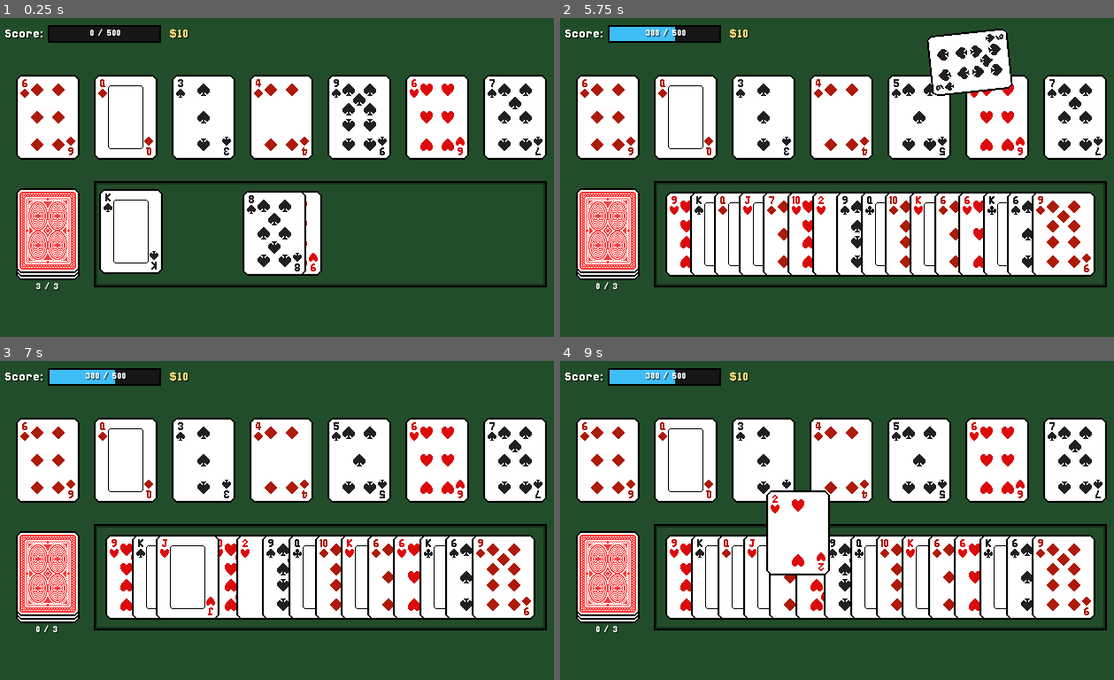
Above: before the commit, frames 1-4 (two rows, left to right).
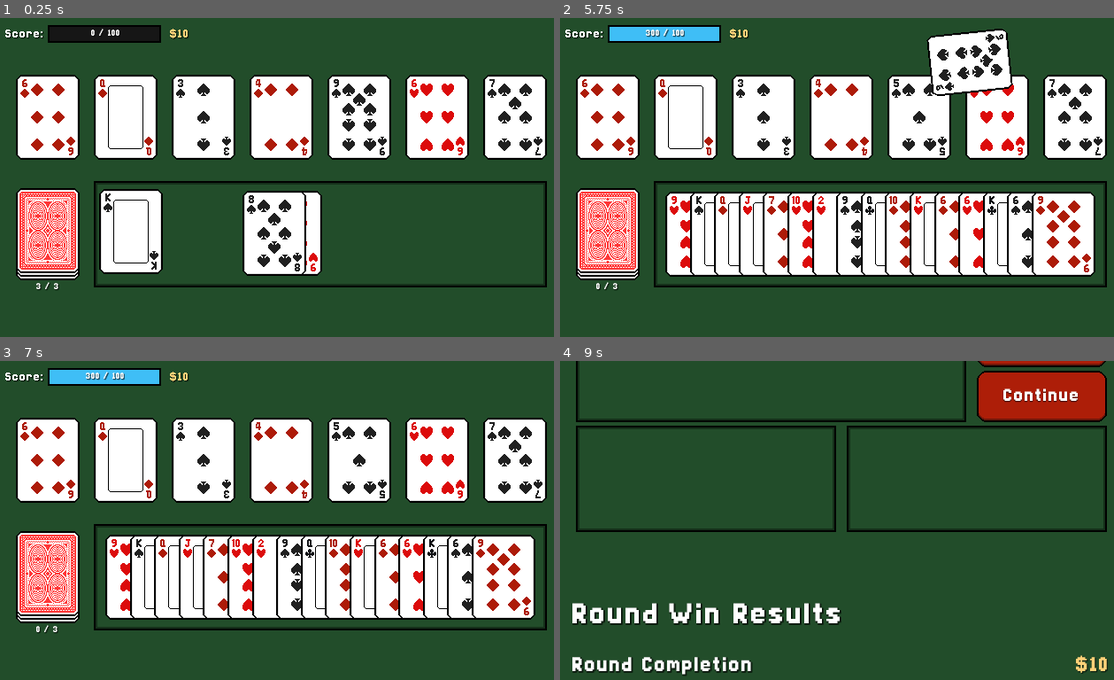
Above: after the commit, the same moments.

Repository: AyyBee123/Oristaile
Game: Godot game, scene res://Scenes/encounter.tscn
Two runs of this game, one before a commit and one after it. Both use one fixed random seed, a clock stepped at 60 frames per second and the inputs below.
Inputs (mouse positions are in pixels of both pictures, inside the frame that each line leads up to):
- Up to frame 1 (0.25 s): no input
- Up to frame 2 (5.75 s): click "3 / 3" at 0.5 s; click "2 / 3" at 1.25 s; click "1 / 3" at 2 s; click "0 / 3" at 2.75 s; click "0 / 3" at 3.5 s; click "0 / 3" at 4.25 s; tap Enter at 5 s; drag from (698, 234) to (897, 107) at 5.02 s
- Up to frame 3 (7 s): tap Enter at 5.75, 6.5 s; drag from (160, 577) to (254, 584) at 5.77 s; move the mouse to (188, 577) at 6.52 s; press the mouse at (188, 577) at 6.53 s
- Up to frame 4 (9 s): release the mouse at (748, 577) at 7.25 s; tap Enter at 7.25, 8, 8.75 s; drag from (776, 577) to (670, 472) at 7.27 s; drag from (770, 577) to (870, 520) at 8.02 s; drag from (820, 577) to (753, 440) at 8.77 s

The runs differ from the first frame. In frame 1, less than 0.1% of the frame differs, in the area x 16-22%, y 3-6%; in frame 2, 0.4%; in frame 3, 5.9%; in frame 4, 57%, in the area x 0-99%, y 0-99%.

Commit message:
added basic shop layout

Diff:
--- a/Scenes/encounter.tscn
+++ b/Scenes/encounter.tscn
@@ -10,12 +10,42 @@
 [ext_resource type="Texture2D" uid="uid://8s4q061hfurn" path="res://Assets/Sprites/Cards/Back/Back Highlight.png" id="6_pswyi"]
 [ext_resource type="Texture2D" uid="uid://cyf67b203j626" path="res://Assets/Sprites/Misc/Progress Bar.png" id="7_42tis"]
 [ext_resource type="Texture2D" uid="uid://byhc55r1o36yl" path="res://Assets/Sprites/Misc/Progress Bar Fill.png" id="8_pswyi"]
+[ext_resource type="Texture2D" uid="uid://cxuuf8h5yjg8h" path="res://Assets/Sprites/Misc/Button.png" id="11_6b75a"]
+[ext_resource type="Texture2D" uid="uid://ld60syvg1sys" path="res://Assets/Sprites/Misc/Button Pressed.png" id="12_sutrg"]
+[ext_resource type="Script" uid="uid://byyll0mxrmhd8" path="res://Scripts/pressed_button_move_label.gd" id="13_sutrg"]
+
+[sub_resource type="StyleBoxTexture" id="StyleBoxTexture_5h11f"]
+texture = ExtResource("11_6b75a")
+texture_margin_left = 12.0
+texture_margin_top = 12.0
+texture_margin_right = 12.0
+texture_margin_bottom = 12.0
+
+[sub_resource type="StyleBoxTexture" id="StyleBoxTexture_cglur"]
+texture = ExtResource("12_sutrg")
+texture_margin_left = 12.0
+texture_margin_top = 12.0
+texture_margin_right = 12.0
+texture_margin_bottom = 12.0
+
+[sub_resource type="StyleBoxTexture" id="StyleBoxTexture_t6s0h"]
+texture = ExtResource("11_6b75a")
+texture_margin_left = 12.0
+texture_margin_top = 12.0
+texture_margin_right = 12.0
+texture_margin_bottom = 12.0
+
+[sub_resource type="StyleBoxEmpty" id="StyleBoxEmpty_lu83v"]
+
+[sub_resource type="StyleBoxEmpty" id="StyleBoxEmpty_sutrg"]
 
 [node name="Encounter" type="CanvasLayer" unique_id=1945341202]
 script = ExtResource("1_wwxys")
+points_to_win = 100
 
 [node name="EncounterControl" type="Control" parent="." unique_id=1977854810]
 unique_name_in_owner = true
+visible = false
 layout_mode = 3
 anchors_preset = 8
 anchor_left = 0.5
@@ -540,5 +570,120 @@
 mouse_filter = 2
 color = Color(0.13333334, 0.3019608, 0.16470589, 1)
 
+[node name="VBoxContainer" type="VBoxContainer" parent="ShopControl" unique_id=819918709]
+layout_mode = 1
+anchors_preset = -1
+anchor_left = 0.5
+anchor_top = 0.5
+anchor_right = 0.5
+anchor_bottom = 0.5
+offset_left = -300.0
+offset_top = -124.0
+offset_right = 300.0
+offset_bottom = 124.0
+grow_horizontal = 2
+grow_vertical = 2
+
+[node name="HBoxContainer" type="HBoxContainer" parent="ShopControl/VBoxContainer" unique_id=1092284651]
+layout_mode = 2
+theme_override_constants/separation = 12
+alignment = 1
+
+[node name="CardTexture" type="NinePatchRect" parent="ShopControl/VBoxContainer/HBoxContainer" unique_id=1256883107]
+custom_minimum_size = Vector2(441, 120)
+layout_mode = 2
+size_flags_horizontal = 4
+size_flags_vertical = 4
+texture = ExtResource("3_gitas")
+patch_margin_left = 4
+patch_margin_top = 4
+patch_margin_right = 4
+patch_margin_bottom = 4
+
+[node name="Buttons" type="VBoxContainer" parent="ShopControl/VBoxContainer/HBoxContainer" unique_id=821420487]
+layout_mode = 2
+size_flags_horizontal = 3
+theme_override_constants/separation = 4
+alignment = 1
+
+[node name="RerollButton" type="Button" parent="ShopControl/VBoxContainer/HBoxContainer/Buttons" unique_id=2040147417]
+layout_mode = 2
+size_flags_vertical = 3
+theme_override_styles/normal = SubResource("StyleBoxTexture_5h11f")
+theme_override_styles/pressed = SubResource("StyleBoxTexture_cglur")
+theme_override_styles/hover = SubResource("StyleBoxTexture_t6s0h")
+theme_override_styles/disabled = SubResource("StyleBoxEmpty_lu83v")
+theme_override_styles/focus = SubResource("StyleBoxEmpty_sutrg")
+
+[node name="Label" type="Label" parent="ShopControl/VBoxContainer/HBoxContainer/Buttons/RerollButton" unique_id=2130533405]
+layout_mode = 1
+anchors_preset = -1
+anchor_right = 1.0
+anchor_bottom = 1.0
+grow_horizontal = 2
+grow_vertical = 2
+theme_override_colors/font_shadow_color = Color(0, 0, 0, 0.5019608)
+theme_override_constants/shadow_offset_x = 0
+theme_override_constants/shadow_offset_y = 1
+theme_override_fonts/font = ExtResource("6_askxb")
+theme_override_font_sizes/font_size = 24
+text = "Reroll"
+horizontal_alignment = 1
+vertical_alignment = 1
+script = ExtResource("13_sutrg")
+
+[node name="ContinueButton" type="Button" parent="ShopControl/VBoxContainer/HBoxContainer/Buttons" unique_id=1047107760]
+layout_mode = 2
+size_flags_vertical = 3
+theme_override_styles/normal = SubResource("StyleBoxTexture_5h11f")
+theme_override_styles/pressed = SubResource("StyleBoxTexture_cglur")
+theme_override_styles/hover = SubResource("StyleBoxTexture_t6s0h")
+theme_override_styles/disabled = SubResource("StyleBoxEmpty_lu83v")
+theme_override_styles/focus = SubResource("StyleBoxEmpty_sutrg")
+
+[node name="Label" type="Label" parent="ShopControl/VBoxContainer/HBoxContainer/Buttons/ContinueButton" unique_id=1171665098]
+layout_mode = 1
+anchors_preset = -1
+anchor_right = 1.0
+anchor_bottom = 1.0
+grow_horizontal = 2
+grow_vertical = 2
+theme_override_colors/font_shadow_color = Color(0, 0, 0, 0.5019608)
+theme_override_constants/shadow_offset_x = 0
+theme_override_constants/shadow_offset_y = 1
+theme_override_fonts/font = ExtResource("6_askxb")
+theme_override_font_sizes/font_size = 24
+text = "Continue"
+horizontal_alignment = 1
+vertical_alignment = 1
+script = ExtResource("13_sutrg")
+
+[node name="HBoxContainer2" type="HBoxContainer" parent="ShopControl/VBoxContainer" unique_id=4213449]
+layout_mode = 2
+theme_override_constants/separation = 12
+alignment = 1
+
+[node name="PassiveTexture" type="NinePatchRect" parent="ShopControl/VBoxContainer/HBoxContainer2" unique_id=851723784]
+custom_minimum_size = Vector2(294, 120)
+layout_mode = 2
+size_flags_horizontal = 4
+size_flags_vertical = 4
+texture = ExtResource("3_gitas")
+patch_margin_left = 4
+patch_margin_top = 4
+patch_margin_right = 4
+patch_margin_bottom = 4
+
+[node name="ConsumableTexture" type="NinePatchRect" parent="ShopControl/VBoxContainer/HBoxContainer2" unique_id=434778826]
+custom_minimum_size = Vector2(294, 120)
+layout_mode = 2
+size_flags_horizontal = 4
+size_flags_vertical = 4
+texture = ExtResource("3_gitas")
+patch_margin_left = 4
+patch_margin_top = 4
+patch_margin_right = 4
+patch_margin_bottom = 4
+
 [connection signal="mouse_entered" from="EncounterControl/DeckContainer/DeckPanel" to="EncounterControl/DeckContainer/DeckPanel" method="_on_mouse_entered"]
 [connection signal="mouse_exited" from="EncounterControl/DeckContainer/DeckPanel" to="EncounterControl/DeckContainer/DeckPanel" method="_on_mouse_exited"]
--- a/Scripts/pressed_button_move_label.gd
+++ b/Scripts/pressed_button_move_label.gd
@@ -1,6 +1,8 @@
 extends Label
 
-@export var relative_pressed_move: Vector2
+@export var relative_pressed_move: int = -2
+
+@onready var origin_y: float = position.y
 
 
 func _ready() -> void:
@@ -10,8 +12,8 @@
 
 
 func _on_button_down() -> void:
-	position -= relative_pressed_move
+	position.y -= relative_pressed_move
 
 
 func _on_button_up() -> void:
-	position += relative_pressed_move
+	position.y = origin_y
